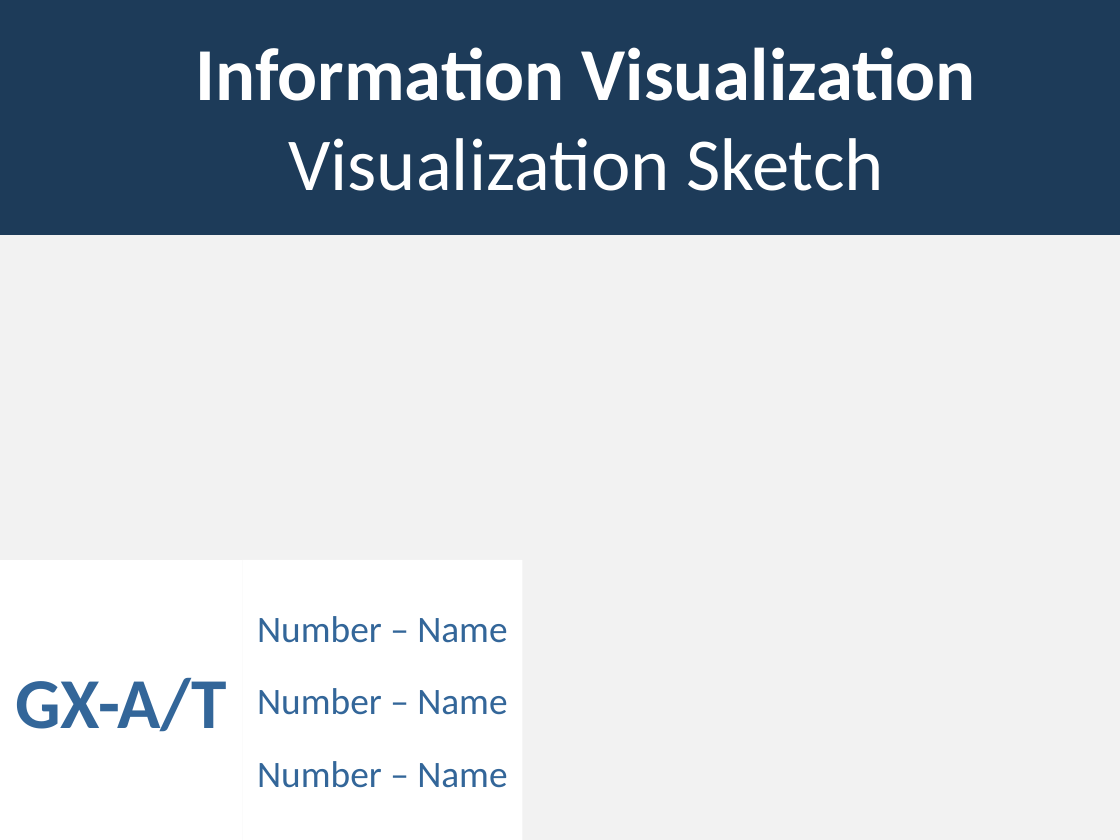
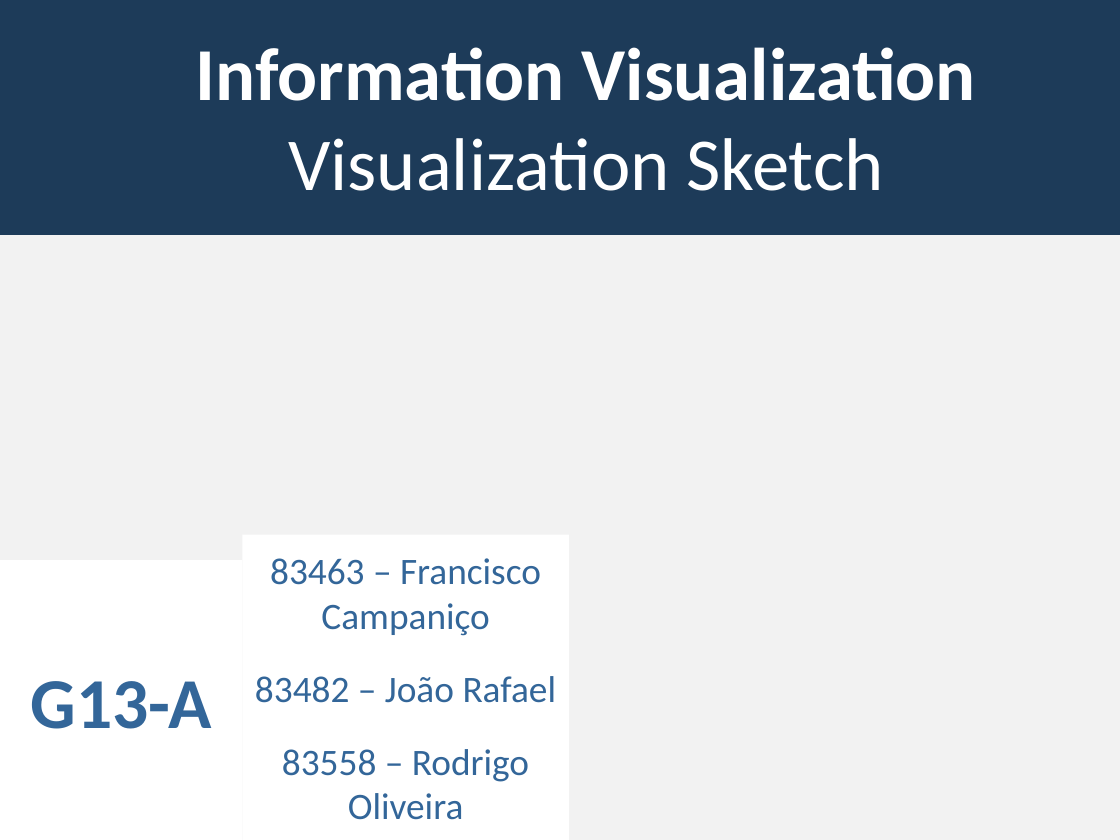
Before and after one commit to lucasrafael98/IV1819-esports, a slide deck: slide 1 of docs/Checkpoint III - Presentation.pptx. Drawn at 1120x840 pixels with LibreOffice and Linux fonts; fonts in the diff are those of the drawing; background and template pictures are left out. Boxes give left, top, right and bottom in pixels: in the first picture for what was removed or moved away, otherwise in the second. Text is boxed around its words. In the diff, an @@ line names an element or a change of style, - is before the commit and + after.

Commit message:
Put names and group numbers in presentation.

```diff
--- a/docs/Checkpoint III - Presentation.pptx
+++ b/docs/Checkpoint III - Presentation.pptx
@@ rectangle "83463 – Francisco Campaniço": place and size @@
-rectangle "83463 – Francisco Campaniço" at [243,560,523,840]
+rectangle "83463 – Francisco Campaniço" at [243,534,569,840]
@@ text in rectangle at [255,558,557,820]: text changed @@
-Number – Name
-Number – Name
-Number – Name
+83463 – Francisco Campaniço
+83482 – João Rafael
+83558 – Rodrigo Oliveira
@@ text at [31,681,212,729]: text changed @@
-GX-A/T
+G13-A
```
